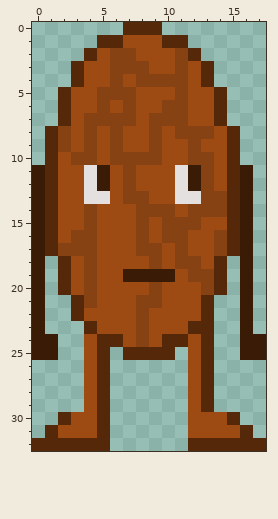
Pixel-art sprite -- EFR/Assets/izum.png. The picture above is the old version.
The file is 18x33 pixels.
After the commit:
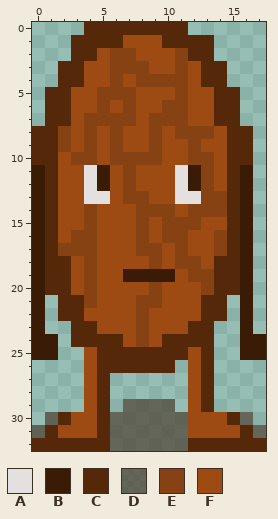
Palette (. is transparent): A #e4e0e0  B #3a1b05  C #552809  D #473325a1  E #864213  F #9d4b13
The author wrote: модифицированный изюм
What changed:
Colour C is added in row 0 at x 4 to 6 and 10 to 11; in row 1 at x 3 to 4 and 12 to 13; in row 2 at x 3 and 13; in rows 3 to 4 at x 2 and 14; in rows 5 to 7 at x 1 and 15; in rows 8 to 10 at x 0 and 16.
Colour C is added in rows 18 to 20 at x 1 and 15; in rows 21 to 22 at x 2 and 14; in rows 23 to 24 at x 3; in row 25 at x 6 and 11; in row 26 at x 6 to 10.
Colour C replaces colour F in row 24 at x 4 and 12.
Colour D is added in row 29 at x 7 to 10; in row 30 at x 1, 6 to 11 and 16; in row 31 at x 0, 6 to 11 and 17; in row 32 at x 6 to 11.
Pixel boxes of the changes (left, top, right, bottom) in both pictures:
added: (32, 22, 253, 165)
changed: (32, 256, 240, 451)
added: (240, 412, 266, 438)
